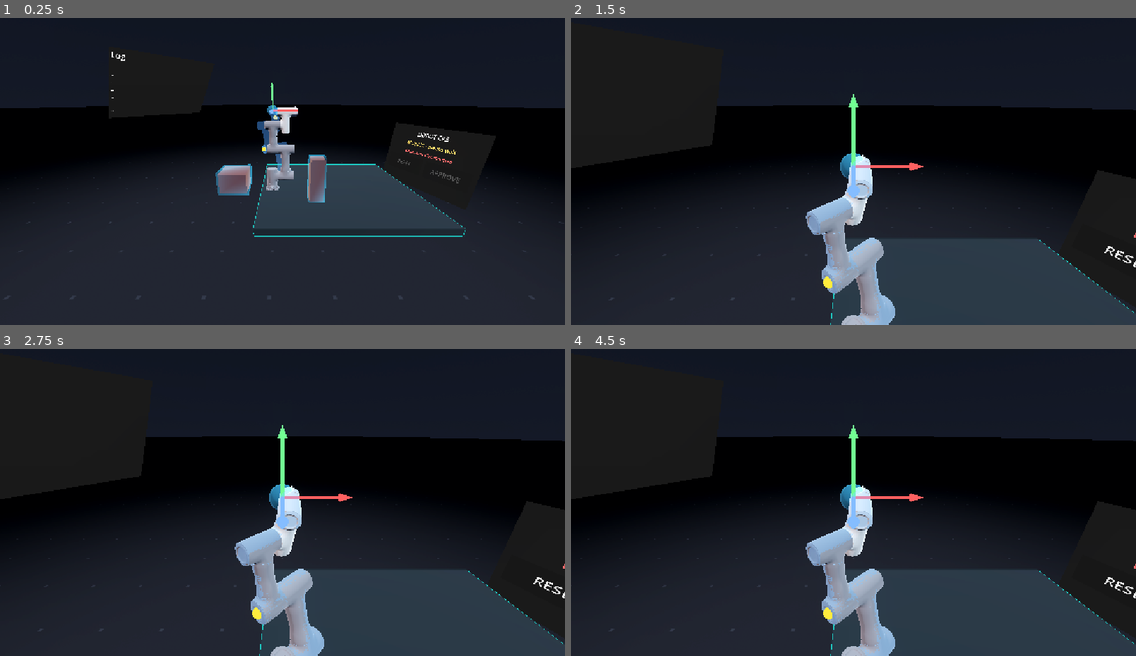
Above: before the commit, frames 1-4 (two rows, left to right).
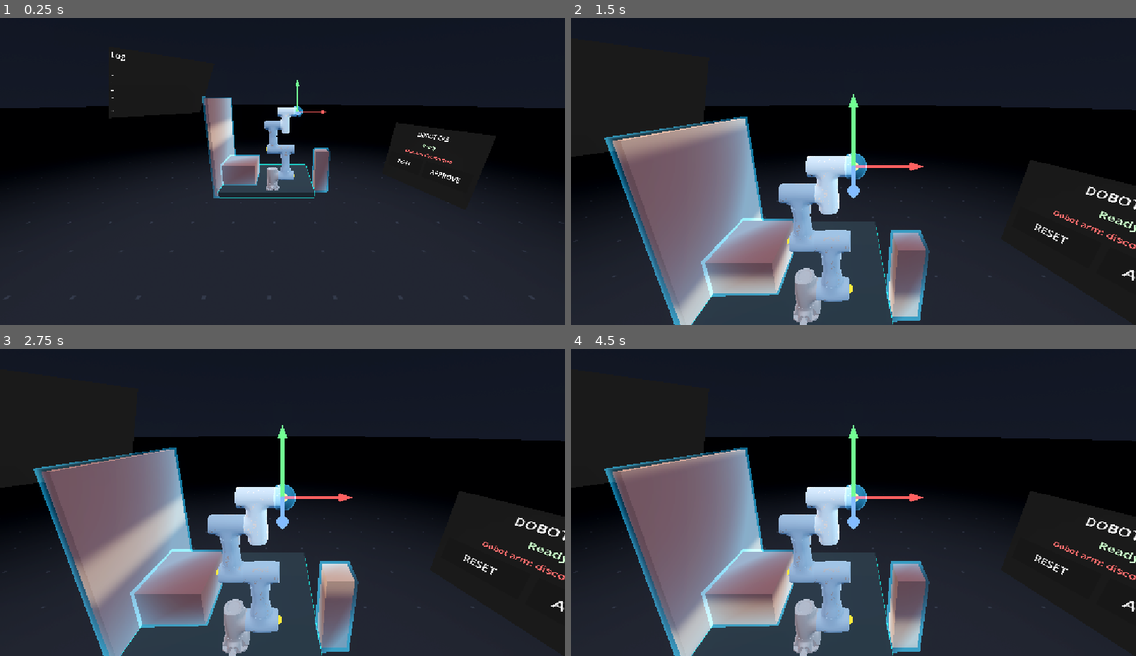
Above: after the commit, the same moments.

Repository: hupikus/dobot-cr3-rebase
Game: Godot game, scene res://main.tscn
Same seed, same stepped clock (60 frames per second), same inputs: the game is played once before the commit and once after it.
Inputs (mouse positions are in pixels of both pictures, inside the frame that each line leads up to):
- Up to frame 1 (0.25 s): no input
- Up to frame 2 (1.5 s): tap Enter at 0.5 s; move the mouse to (977, 150) at 0.52 s; tap F at 0.6 s; click (977, 150) at 0.67 s; tap A (ui_accept) at 0.77 s; drag from (740, 183) to (825, 229) at 1.27 s
- Up to frame 3 (2.75 s): move the mouse to (339, 428) at 2.02 s; tap F at 2.1 s; click (339, 428) at 2.17 s
- Up to frame 4 (4.5 s): drag from (825, 560) to (684, 450) at 2.77 s; move the mouse to (1023, 545) at 3.52 s; tap F at 3.6 s; click (1023, 545) at 3.67 s; tap A (ui_accept) at 3.77 s; drag from (684, 450) to (768, 419) at 4.27 s

The runs differ from the first frame. In frame 1, 6.9% of the frame differs, in the area x 35-83%, y 20-72%; in frame 2, 29%, in the area x 0-100%, y 28-100%; in frame 3, 29%; in frame 4, 29%.

Commit message:
Adjusted borders

Diff:
--- a/main.tscn
+++ b/main.tscn
@@ -64,7 +64,7 @@
 shader_parameter/viewport_size = Vector2(1920, 1080)
 
 [sub_resource type="BoxMesh" id="table_mesh"]
-size = Vector3(1.4852539, 0.06, 1.4616455)
+size = Vector3(0.9382141, 0.06, 0.8596741)
 
 [sub_resource type="StandardMaterial3D" id="StandardMaterial3D_efxa6"]
 transparency = 4
@@ -79,14 +79,17 @@
 
 [sub_resource type="PlaneMesh" id="PlaneMesh_g4v7s"]
 
+[sub_resource type="BoxMesh" id="BoxMesh_cegan"]
+size = Vector3(0.026992187, 0.9228625, 0.8279492)
+
 [sub_resource type="BoxMesh" id="pillar_mesh"]
 size = Vector3(0.12, 0.4, 0.12)
 
 [sub_resource type="BoxMesh" id="block_mesh"]
-size = Vector3(0.22, 0.16, 0.22)
+size = Vector3(0.3386377, 0.21232422, 0.3855664)
 
 [sub_resource type="BoxShape3D" id="table_shape"]
-size = Vector3(1.5017151, 0.17082275, 1.4789531)
+size = Vector3(1.0144504, 0.17082275, 0.87022656)
 
 [sub_resource type="SphereMesh" id="target_mesh"]
 radius = 0.05
@@ -120,6 +123,7 @@
 
 [node name="XR" type="Node3D" parent="Controls" unique_id=767765804]
 script = ExtResource("2_7mycd")
+active = false
 
 [node name="WorldEnvironment" type="WorldEnvironment" parent="." unique_id=1417810211]
 environment = SubResource("env")
@@ -144,7 +148,7 @@
 transform = Transform3D(1, 0, 0, 0, 1, 0, 0, 0, 1, 0, 0.6448379, -0.55)
 
 [node name="Mesh" type="MeshInstance3D" parent="Table" unique_id=359749556]
-transform = Transform3D(1, 0, 0, 0, 1, 0, 0, 0, 1, 0.6381347, 0, -0.23897707)
+transform = Transform3D(1, 0, 0, 0, 1, 0, 0, 0, 1, -0.056649864, 0, -0.5399627)
 material_override = SubResource("table_mat")
 material_overlay = SubResource("ShaderMaterial_ycdy4")
 mesh = SubResource("table_mesh")
@@ -163,20 +167,24 @@
 [node name="Obstacles" type="Area3D" parent="." unique_id=1128069287]
 script = ExtResource("7_w48qg")
 
+[node name="TableWall" type="MeshInstance3D" parent="Obstacles" unique_id=1033689448 groups=["obstacles"]]
+transform = Transform3D(1, 0, 0, 0, 1, 0, 0, 0, 1, -0.55141544, 1.0848196, -1.078623)
+mesh = SubResource("BoxMesh_cegan")
+
 [node name="Pillar" type="MeshInstance3D" parent="Obstacles" unique_id=1833631588 groups=["obstacles"]]
-transform = Transform3D(1, 0, 0, 0, 1, 0, 0, 0, 1, 0.4, 0.8596876, -0.52)
+transform = Transform3D(1, 0, 0, 0, 1, 0, 0, 0, 1, 0.480873, 0.8596876, -0.7812156)
 mesh = SubResource("pillar_mesh")
 
 [node name="Block" type="MeshInstance3D" parent="Obstacles" unique_id=1741854821 groups=["obstacles"]]
-transform = Transform3D(1, 0, 0, 0, 1, 0, 0, 0, 1, -0.29846945, 0.89360774, -0.45)
+transform = Transform3D(1, 0, 0, 0, 1, 0, 0, 0, 1, -0.355986, 0.7762122, -1.029343)
 mesh = SubResource("block_mesh")
 
 [node name="Table" type="CollisionShape3D" parent="Obstacles" unique_id=554173236]
-transform = Transform3D(1, 0, 0, 0, 1, 0, 0, 0, 1, 0.63490295, 0.58689237, -0.7883114)
+transform = Transform3D(1, 0, 0, 0, 1, 0, 0, 0, 1, -0.09450361, 0.58689237, -1.0847528)
 shape = SubResource("table_shape")
 
 [node name="Target" type="Node3D" parent="." unique_id=627924243]
-transform = Transform3D(1, 0, 0, 0, 1, 0, 0, 0, 1, 0, 1.43, -0.98)
+transform = Transform3D(1, 0, 0, 0, 1, 0, 0, 0, 1, 0.23, 1.43, -0.75)
 script = ExtResource("8_ycdy4")
 
 [node name="OuterMesh" type="MeshInstance3D" parent="Target" unique_id=1655934572]
--- a/script/controls/mouse_controls.gd
+++ b/script/controls/mouse_controls.gd
@@ -24,6 +24,7 @@
 
 var gizmo_length = 0.22
 
+@onready var xr = $"../XR"
 @onready var ghost_model = $"../../ArmGhost/CR3A_ASM"
 @onready var _handles = ghost_model.handles
 
@@ -44,7 +45,7 @@
 var _cam_distance := 1.9
 
 func _ready() -> void:
-	if enabled: enable()
+	if enabled || not xr.active: enable()
 
 func enable() -> void:
 	enabled = true
--- a/script/controls/xr.gd
+++ b/script/controls/xr.gd
@@ -5,6 +5,7 @@
 @onready var ghost: DobotCR3 = $"../../ArmGhost"
 @onready var solid: DobotCR3 = $"../../ArmSolid"
 
+@export var active := true
 @export var grab_distance: float = 0.16
 @export var handle_grab_distance: float = 0.08
 ## Meters/second per full joystick deflection.
@@ -43,6 +44,10 @@
 var handles: Array[MeshInstance3D] = []
 
 func _ready() -> void:
+	if not active: return
+	activate()
+
+func activate() -> void:
 	var xr := XRServer.find_interface("OpenXR")
 	var xr_active: bool = xr != null and xr.is_initialized()
 	if xr_active:
--- a/script/target_runaway.gd
+++ b/script/target_runaway.gd
@@ -2,4 +2,6 @@
 
 var startPos: Vector3
 func _ready() -> void:
+	global_position = $"../ArmGhost/CR3A_ASM/CR3-BASE/CR3_J1/LINK2-CR3A/CR3_J3/CR3_J4/CR3_J5/CR3-J6_CR3_2__CR30001_1_2".global_position
+	print(global_position)
 	startPos = position
